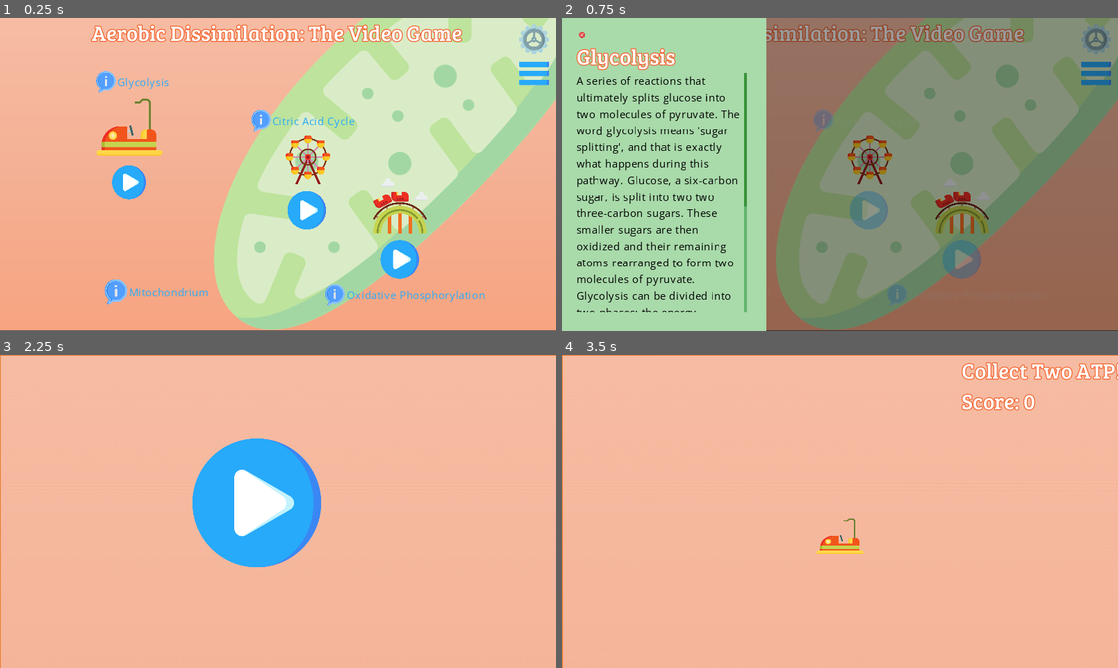
Above: before the commit, frames 1-4 (two rows, left to right).
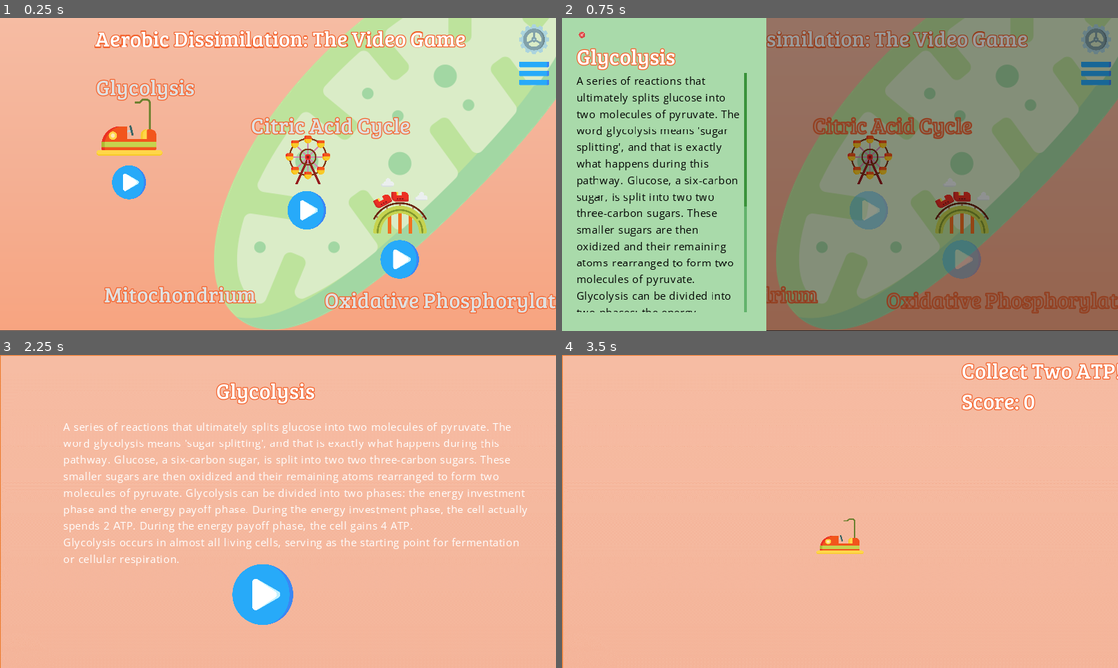
Above: after the commit, the same moments.

Repository: JJWRoeloffs/AerobicDissimilationGame
Game: Godot game, scene res://src/scenes/Main.tscn
Same seed, same stepped clock (60 frames per second), same inputs: the game is played once before the commit and once after it. The project has no main scene, so this scene is started directly.
Inputs (mouse positions are in pixels of both pictures, inside the frame that each line leads up to; where the layout moved, square brackets give the same spot in the first picture):
- Up to frame 1 (0.25 s): no input
- Up to frame 2 (0.75 s): click "Glycolysis" at 0.5 s
- Up to frame 3 (2.25 s): click (100, 370) at 1.25 s; click (127, 520) at 2 s
- Up to frame 4 (3.5 s): click (823, 596) [817, 502] at 2.75 s

The runs differ from the first frame. In frame 1, 8.1% of the frame differs, in the area x 16-100%, y 2-95%; in frame 2, 4.7%; in frame 3, 13%, in the area x 11-95%, y 8-87%; in frame 4, nothing differs.

Commit message:
Add text to intermediate screens

Diff:
--- a/project.godot
+++ b/project.godot
@@ -10,7 +10,6 @@
 
 _global_script_classes=[  ]
 _global_script_class_icons={
-
 }
 
 [application]
@@ -34,36 +33,36 @@
 
 escape={
 "deadzone": 0.5,
-"events": [ Object(InputEventKey,"resource_local_to_scene":false,"resource_name":"","device":0,"alt":false,"shift":false,"control":false,"meta":false,"command":false,"pressed":false,"scancode":16777217,"unicode":0,"echo":false,"script":null)
+"events": [ Object(InputEventKey,"resource_local_to_scene":false,"resource_name":"","device":0,"alt":false,"shift":false,"control":false,"meta":false,"command":false,"pressed":false,"scancode":16777217,"physical_scancode":0,"unicode":0,"echo":false,"script":null)
  ]
 }
 open_info={
 "deadzone": 0.5,
-"events": [ Object(InputEventKey,"resource_local_to_scene":false,"resource_name":"","device":0,"alt":false,"shift":false,"control":false,"meta":false,"command":false,"pressed":false,"scancode":73,"unicode":0,"echo":false,"script":null)
+"events": [ Object(InputEventKey,"resource_local_to_scene":false,"resource_name":"","device":0,"alt":false,"shift":false,"control":false,"meta":false,"command":false,"pressed":false,"scancode":73,"physical_scancode":0,"unicode":0,"echo":false,"script":null)
  ]
 }
 move_right={
 "deadzone": 0.5,
-"events": [ Object(InputEventKey,"resource_local_to_scene":false,"resource_name":"","device":0,"alt":false,"shift":false,"control":false,"meta":false,"command":false,"pressed":false,"scancode":68,"unicode":0,"echo":false,"script":null)
-, Object(InputEventKey,"resource_local_to_scene":false,"resource_name":"","device":0,"alt":false,"shift":false,"control":false,"meta":false,"command":false,"pressed":false,"scancode":16777233,"unicode":0,"echo":false,"script":null)
+"events": [ Object(InputEventKey,"resource_local_to_scene":false,"resource_name":"","device":0,"alt":false,"shift":false,"control":false,"meta":false,"command":false,"pressed":false,"scancode":68,"physical_scancode":0,"unicode":0,"echo":false,"script":null)
+, Object(InputEventKey,"resource_local_to_scene":false,"resource_name":"","device":0,"alt":false,"shift":false,"control":false,"meta":false,"command":false,"pressed":false,"scancode":16777233,"physical_scancode":0,"unicode":0,"echo":false,"script":null)
  ]
 }
 move_left={
 "deadzone": 0.5,
-"events": [ Object(InputEventKey,"resource_local_to_scene":false,"resource_name":"","device":0,"alt":false,"shift":false,"control":false,"meta":false,"command":false,"pressed":false,"scancode":65,"unicode":0,"echo":false,"script":null)
-, Object(InputEventKey,"resource_local_to_scene":false,"resource_name":"","device":0,"alt":false,"shift":false,"control":false,"meta":false,"command":false,"pressed":false,"scancode":16777231,"unicode":0,"echo":false,"script":null)
+"events": [ Object(InputEventKey,"resource_local_to_scene":false,"resource_name":"","device":0,"alt":false,"shift":false,"control":false,"meta":false,"command":false,"pressed":false,"scancode":65,"physical_scancode":0,"unicode":0,"echo":false,"script":null)
+, Object(InputEventKey,"resource_local_to_scene":false,"resource_name":"","device":0,"alt":false,"shift":false,"control":false,"meta":false,"command":false,"pressed":false,"scancode":16777231,"physical_scancode":0,"unicode":0,"echo":false,"script":null)
  ]
 }
 move_up={
 "deadzone": 0.5,
-"events": [ Object(InputEventKey,"resource_local_to_scene":false,"resource_name":"","device":0,"alt":false,"shift":false,"control":false,"meta":false,"command":false,"pressed":false,"scancode":87,"unicode":0,"echo":false,"script":null)
-, Object(InputEventKey,"resource_local_to_scene":false,"resource_name":"","device":0,"alt":false,"shift":false,"control":false,"meta":false,"command":false,"pressed":false,"scancode":16777232,"unicode":0,"echo":false,"script":null)
+"events": [ Object(InputEventKey,"resource_local_to_scene":false,"resource_name":"","device":0,"alt":false,"shift":false,"control":false,"meta":false,"command":false,"pressed":false,"scancode":87,"physical_scancode":0,"unicode":0,"echo":false,"script":null)
+, Object(InputEventKey,"resource_local_to_scene":false,"resource_name":"","device":0,"alt":false,"shift":false,"control":false,"meta":false,"command":false,"pressed":false,"scancode":16777232,"physical_scancode":0,"unicode":0,"echo":false,"script":null)
  ]
 }
 move_down={
 "deadzone": 0.5,
-"events": [ Object(InputEventKey,"resource_local_to_scene":false,"resource_name":"","device":0,"alt":false,"shift":false,"control":false,"meta":false,"command":false,"pressed":false,"scancode":83,"unicode":0,"echo":false,"script":null)
-, Object(InputEventKey,"resource_local_to_scene":false,"resource_name":"","device":0,"alt":false,"shift":false,"control":false,"meta":false,"command":false,"pressed":false,"scancode":16777234,"unicode":0,"echo":false,"script":null)
+"events": [ Object(InputEventKey,"resource_local_to_scene":false,"resource_name":"","device":0,"alt":false,"shift":false,"control":false,"meta":false,"command":false,"pressed":false,"scancode":83,"physical_scancode":0,"unicode":0,"echo":false,"script":null)
+, Object(InputEventKey,"resource_local_to_scene":false,"resource_name":"","device":0,"alt":false,"shift":false,"control":false,"meta":false,"command":false,"pressed":false,"scancode":16777234,"physical_scancode":0,"unicode":0,"echo":false,"script":null)
  ]
 }
 
--- a/src/scenes/glycolysis/IntermediateStage.tscn
+++ b/src/scenes/glycolysis/IntermediateStage.tscn
@@ -1,15 +1,13 @@
-[gd_scene load_steps=2 format=2]
+[gd_scene load_steps=3 format=2]
 
 [ext_resource path="res://src/buttons/PlayButton.tscn" type="PackedScene" id=1]
+[ext_resource path="res://assets/fonts/aerobic_dissimilation_theme.tres" type="Theme" id=2]
 
 [node name="IntermediateStage" type="CanvasLayer"]
 
 [node name="Control" type="Control" parent="."]
 anchor_right = 1.0
 anchor_bottom = 1.0
-__meta__ = {
-"_edit_use_anchors_": false
-}
 
 [node name="ColorRect" type="ColorRect" parent="Control"]
 anchor_right = 1.0
@@ -19,5 +17,17 @@
 "_edit_use_anchors_": false
 }
 
+[node name="RichTextLabel" type="RichTextLabel" parent="Control"]
+margin_left = 227.0
+margin_top = 96.0
+margin_right = 1145.0
+margin_bottom = 320.0
+theme = ExtResource( 2 )
+text = "Now it's time for the payoff phase. Collect for ADP that can be turned into ATP!"
+
 [node name="PlayButton" parent="Control" instance=ExtResource( 1 )]
+anchor_left = 0.386094
+anchor_top = 0.462
+anchor_right = 0.580313
+anchor_bottom = 0.787
 next_scene_path = "res://src/scenes/glycolysis/second_part.tscn"
--- a/src/scenes/glycolysis/second_part.tscn
+++ b/src/scenes/glycolysis/second_part.tscn
@@ -44,4 +44,5 @@
 
 [node name="Player" parent="." instance=ExtResource( 4 )]
 position = Vector2( 640, 440 )
+
 [connection signal="timeout" from="SpawnTimer" to="." method="_on_SpawnTimer_timeout"]
--- a/src/scenes/glycolysis/start_glycolysis.tscn
+++ b/src/scenes/glycolysis/start_glycolysis.tscn
@@ -1,7 +1,9 @@
-[gd_scene load_steps=3 format=2]
+[gd_scene load_steps=5 format=2]
 
 [ext_resource path="res://assets/images/cell_background.png" type="Texture" id=1]
 [ext_resource path="res://src/buttons/PlayButton.tscn" type="PackedScene" id=2]
+[ext_resource path="res://assets/fonts/aerobic_dissimilation_theme.tres" type="Theme" id=3]
+[ext_resource path="res://assets/fonts/info_text_theme.tres" type="Theme" id=4]
 
 [node name="Glycolysis" type="Node2D"]
 
@@ -9,15 +11,33 @@
 margin_right = 40.0
 margin_bottom = 40.0
 texture = ExtResource( 1 )
-__meta__ = {
-"_edit_use_anchors_": false
-}
+
+[node name="RichTextLabel" type="RichTextLabel" parent="TextureRect"]
+margin_left = 146.0
+margin_top = 146.0
+margin_right = 1225.0
+margin_bottom = 601.0
+theme = ExtResource( 4 )
+text = "A series of reactions that ultimately splits glucose into two molecules of pyruvate. The word glycolysis means 'sugar splitting', and that is exactly what happens during this pathway. Glucose, a six-carbon sugar, is split into two two three-carbon sugars. These smaller sugars are then oxidized and their remaining atoms rearranged to form two molecules of pyruvate. Glycolysis can be divided into two phases: the energy investment phase and the energy payoff phase. During the energy investment phase, the cell actually spends 2 ATP. During the energy payoff phase, the cell gains 4 ATP.
+Glycolysis occurs in almost all living cells, serving as the starting point for fermentation or cellular respiration. "
+
+[node name="RichTextLabel2" type="RichTextLabel" parent="TextureRect"]
+anchor_left = 0.101
+anchor_top = 0.018
+anchor_right = 0.177
+anchor_bottom = 0.054
+margin_left = 52.398
+margin_top = 2.414
+margin_right = -27.154
+margin_bottom = 2.24199
+theme = ExtResource( 3 )
+text = "Glycolysis"
 
 [node name="PlayButton" parent="TextureRect" instance=ExtResource( 2 )]
-anchor_left = 0.564388
-anchor_top = 0.512006
-anchor_right = 0.634388
-anchor_bottom = 0.637006
+anchor_left = 0.585218
+anchor_top = 0.629023
+anchor_right = 0.619657
+anchor_bottom = 0.690791
 margin_left = -2047.13
 margin_top = -1082.09
 margin_right = -2046.73
--- /dev/null
+++ b/src/scenes/menu/AerobicDissimilationExplained.tscn
@@ -0,0 +1,44 @@
+[gd_scene load_steps=5 format=2]
+
+[ext_resource path="res://src/buttons/PlayButton.tscn" type="PackedScene" id=1]
+[ext_resource path="res://assets/fonts/aerobic_dissimilation_theme.tres" type="Theme" id=2]
+[ext_resource path="res://assets/fonts/info_text_theme.tres" type="Theme" id=3]
+[ext_resource path="res://assets/images/cell_background.png" type="Texture" id=4]
+
+[node name="Node2D" type="Node2D"]
+
+[node name="Control" type="Control" parent="."]
+margin_right = 40.0
+margin_bottom = 40.0
+
+[node name="TextureRect" type="TextureRect" parent="Control"]
+anchor_right = 32.15
+anchor_bottom = 18.2
+texture = ExtResource( 4 )
+
+[node name="RichTextLabel" type="RichTextLabel" parent="Control"]
+margin_left = 322.0
+margin_top = 19.0
+margin_right = 860.0
+margin_bottom = 181.0
+theme = ExtResource( 2 )
+text = "Aerobic Dissimilation"
+
+[node name="RichTextLabel2" type="RichTextLabel" parent="Control"]
+anchor_left = 4.2
+anchor_top = 2.975
+anchor_right = 26.925
+anchor_bottom = 12.075
+margin_left = -1.52588e-05
+margin_top = 5.99999
+margin_bottom = 5.99997
+theme = ExtResource( 3 )
+text = "Aerobic dissimilation is a catabolic pathway for organic molecules. A catabolic pathway releases energy by breaking down complex molecules to simpler molecules. In the reaction, glucose and O2 are transformed into CO2, water and energy. Aerobic dissimilation uses oxygen as the final electron acceptor in an electron transport chain and ultimately produces ATP. This is the most efficient catabolic pathway and is carried out in most eukaryotic cells and many prokaryotic organisms.
+"
+
+[node name="StartCellMap" parent="Control" instance=ExtResource( 1 )]
+anchor_left = 13.23
+anchor_top = 11.191
+anchor_right = 17.545
+anchor_bottom = 14.966
+next_scene_path = "res://src/scenes/Main.tscn"
--- a/src/scenes/menu/CellMap.tscn
+++ b/src/scenes/menu/CellMap.tscn
@@ -7,7 +7,6 @@
 [ext_resource path="res://src/buttons/PlayButton.tscn" type="PackedScene" id=5]
 [ext_resource path="res://src/buttons/InfoButton.tscn" type="PackedScene" id=6]
 [ext_resource path="res://assets/images/info2.png" type="Texture" id=7]
-[ext_resource path="res://assets/fonts/info_text_theme.tres" type="Theme" id=8]
 
 [node name="CellMap" type="Control"]
 margin_right = 1280.0
@@ -59,9 +58,10 @@
 }
 
 [node name="Label" type="Label" parent="."]
-anchor_left = 0.164
-anchor_right = 0.836
-anchor_bottom = 0.096
+anchor_left = 0.171422
+anchor_top = 0.0180556
+anchor_right = 0.843422
+anchor_bottom = 0.121
 margin_left = 0.579987
 margin_right = -0.580078
 margin_bottom = -0.120003
@@ -96,7 +96,6 @@
 anchor_top = 0.168056
 anchor_right = 0.316406
 anchor_bottom = 0.245833
-theme = ExtResource( 8 )
 text = "Glycolysis"
 icon = ExtResource( 7 )
 align = 0
@@ -107,7 +106,6 @@
 anchor_top = 0.291667
 anchor_right = 0.646875
 anchor_bottom = 0.369444
-theme = ExtResource( 8 )
 text = "Citric Acid Cycle"
 icon = ExtResource( 7 )
 align = 0
@@ -118,7 +116,6 @@
 anchor_top = 0.848611
 anchor_right = 0.88125
 anchor_bottom = 0.926389
-theme = ExtResource( 8 )
 text = "Oxidative Phosphorylation"
 icon = ExtResource( 7 )
 align = 0
@@ -131,7 +128,6 @@
 anchor_bottom = 0.923611
 margin_left = -17.6
 margin_top = -0.320007
-theme = ExtResource( 8 )
 text = "Mitochondrium"
 icon = ExtResource( 7 )
 align = 0
--- a/src/scenes/menu/InstructionMenu.tscn
+++ b/src/scenes/menu/InstructionMenu.tscn
@@ -92,7 +92,7 @@
 anchor_right = 0.800625
 anchor_bottom = 0.789778
 align = 0
-next_scene_path = "res://src/scenes/Main.tscn"
+next_scene_path = "res://src/scenes/menu/AerobicDissimilationExplained.tscn"
 
 [node name="PlayText" type="RichTextLabel" parent="InstructionsControl"]
 anchor_right = 0.031
@@ -103,6 +103,3 @@
 margin_bottom = 600.68
 theme = ExtResource( 1 )
 text = "Play"
-__meta__ = {
-"_edit_use_anchors_": false
-}
Not shown: 1 places in src/scenes/menu/CellMap.tscn that only renumber resources
